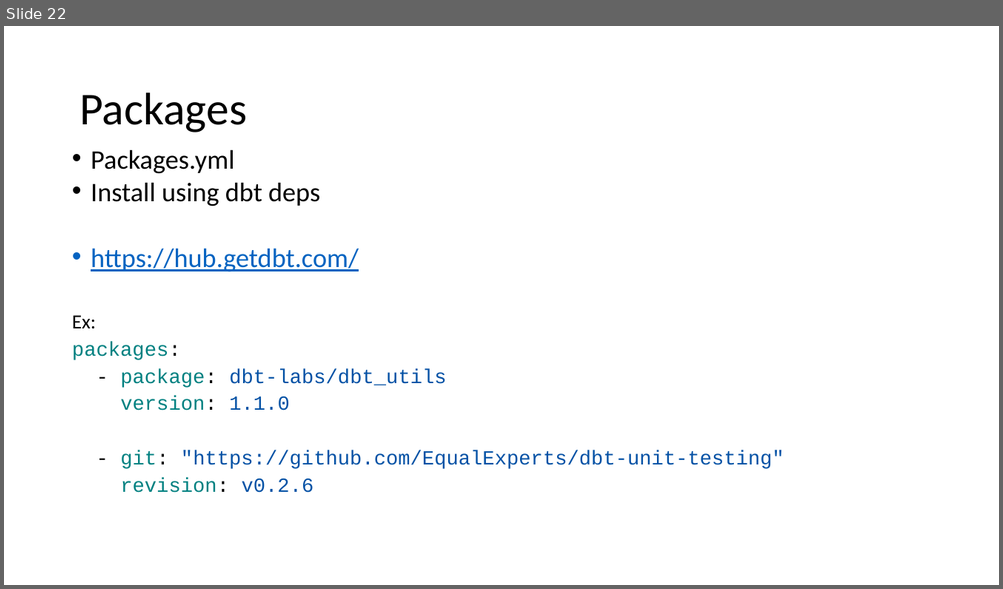
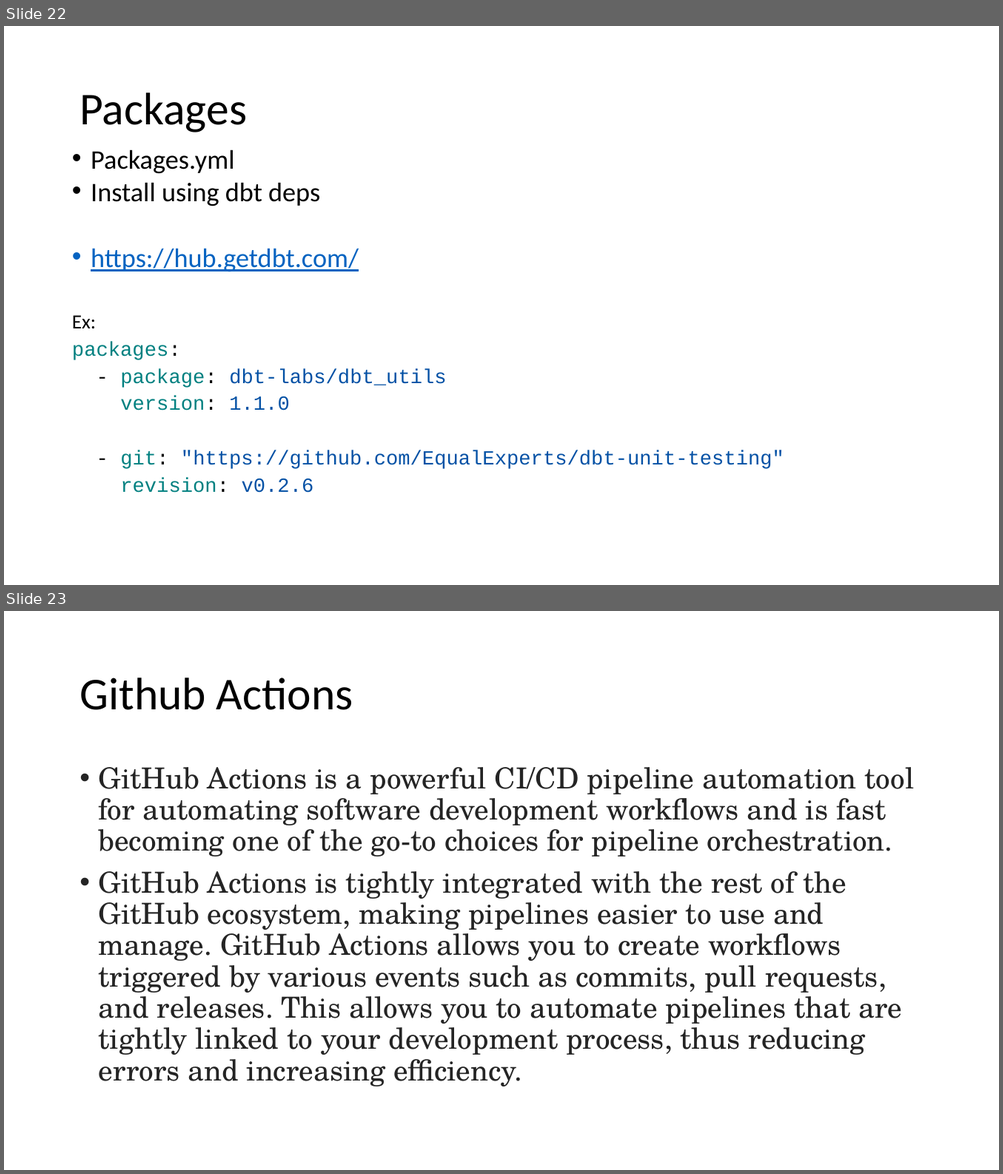
Before and after one commit to Amar-AIcloud/dbt_snowflake, a slide deck: DBT training.pptx. Shown one above the other, each under a label of ours: slide 22 before the commit, slides 22 and 23 after it. The pictures are 1003x589 and 1003x1174 pixels, drawn with LibreOffice and Linux fonts; fonts in the diff are those of the drawing. Boxes give left, top, right and bottom in pixels: in the first picture for what was removed or moved away, otherwise in the second. Text is boxed around its words. In the diff, an @@ line names an element or a change of style, - is before the commit and + after.

Commit message:
setup github actions

```diff
--- a/DBT training.pptx
+++ b/DBT training.pptx
@@ slide 23 added at bbox=[4, 611, 999, 1170], background #FFFFFF @@
@@ title added at bbox=[79, 678, 353, 710], 44 pt, text #000000 @@
+Github Actions
@@ text added at bbox=[99, 767, 913, 1087], 28 pt, text #242424 @@
+• GitHub Actions is a powerful CI/CD pipeline automation tool for automating software development workflows and is fast becoming one of the go-to choices for pipeline orchestration.
+• GitHub Actions is tightly integrated with the rest of the GitHub ecosystem, making pipelines easier to use and manage. GitHub Actions allows you to create workflows triggered by various events such as commits, pull requests, and releases. This allows you to automate pipelines that are tightly linked to your development process, thus reducing errors and increasing efficiency.
```
Also in this commit, not shown: 2 other slides added, 3 other files.
